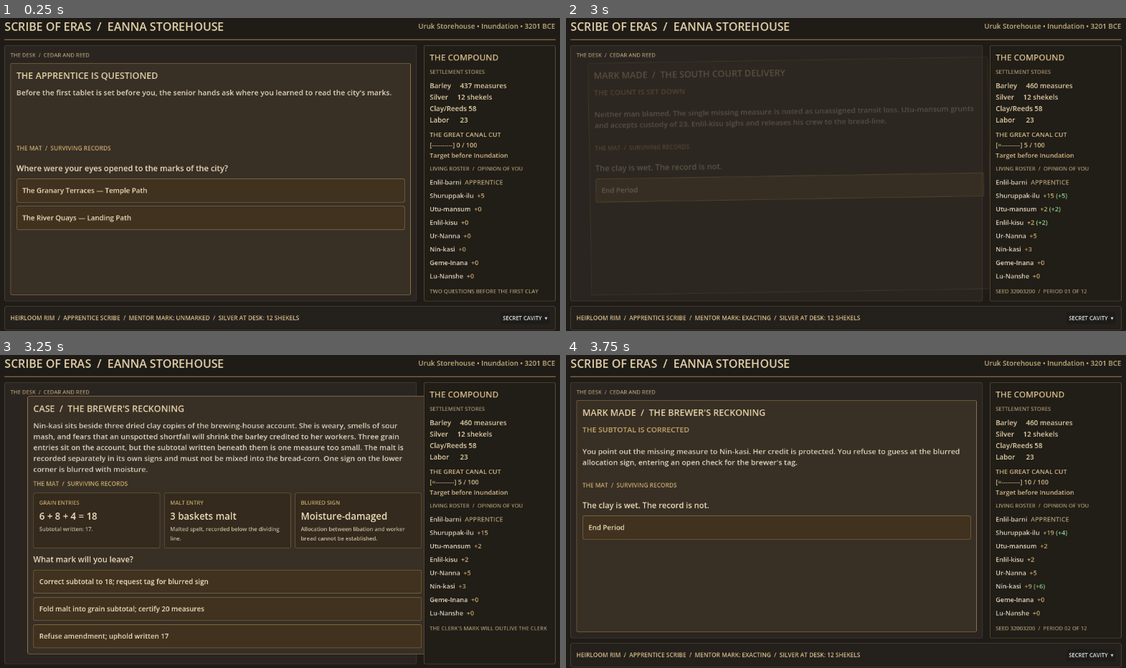
Above: before the commit, frames 1-4 (two rows, left to right).
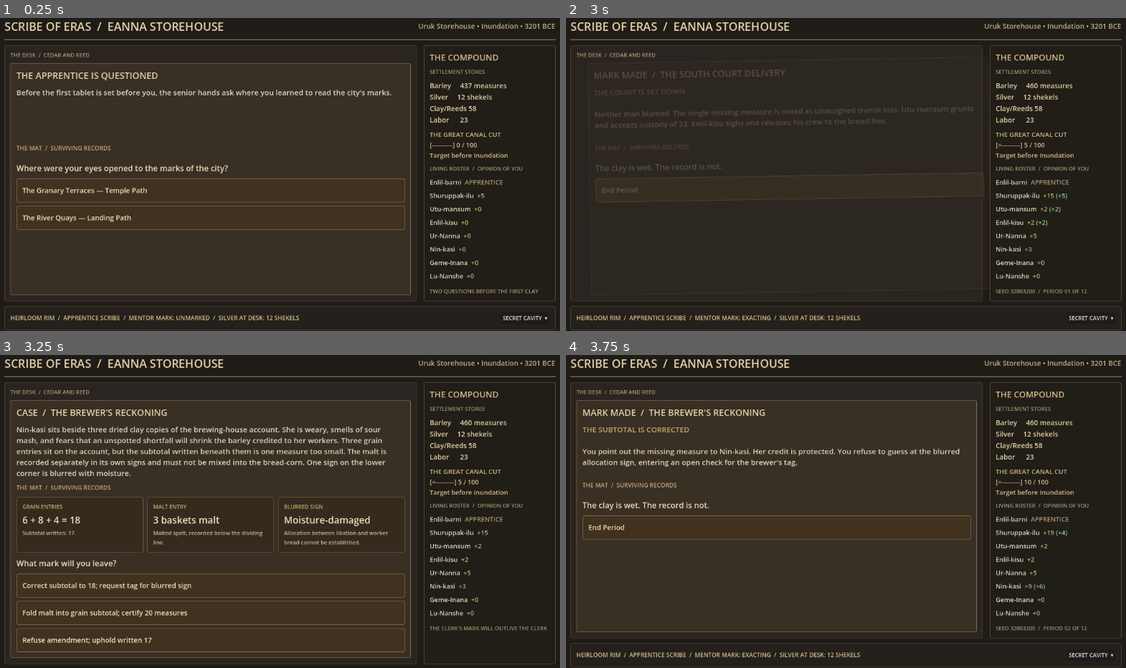
Above: after the commit, the same moments.

Repository: JawnGrimm/SoE
Game: Godot game, scene res://main.tscn
Same seed, same stepped clock (60 frames per second), same inputs: the game is played once before the commit and once after it.
Inputs:
- Up to frame 1 (0.25 s): no input
- Up to frame 2 (3 s): click "The Granary Terraces — Temple…" at 0.5 s; click "Shuruppak-ilu — +1 Arithmetic…" at 1.25 s; click "Score Tally as 23 (Discrepanc…" at 2 s; click "End Period" at 2.75 s
- Up to frame 3 (3.25 s): no input
- Up to frame 4 (3.75 s): click "Correct subtotal to 18, reque…" at 3.5 s

Frames 1-2 are identical in both runs. In frame 3, 14% of the frame differs, in the area x 1-76%, y 13-97%; in frame 4, nothing differs.

Commit message:
Wire tactile foley to docket decisions and reset overlay motion

Diff:
--- a/main.gd
+++ b/main.gd
@@ -34,6 +34,8 @@
 var heirloom_label: Label
 var secret_toggle: Button
 var secret_cavity: PanelContainer
+var docket_home_position := Vector2.ZERO
+var docket_home_set := false
 
 func _ready() -> void:
 	_build_interface()
@@ -205,6 +207,10 @@
 func _animate_docket_in() -> void:
 	if docket_overlay == null:
 		return
+	if not docket_home_set:
+		docket_home_position = docket_overlay.position
+		docket_home_set = true
+	docket_overlay.position = docket_home_position
 	docket_overlay.pivot_offset = docket_overlay.size * 0.5
 	docket_overlay.rotation_degrees = randf_range(-0.8, 0.8)
 	docket_overlay.modulate.a = 0.0
@@ -227,6 +233,7 @@
 	tween.tween_property(docket_overlay, "modulate:a", 0.0, 0.2)
 	tween.tween_property(docket_overlay, "rotation_degrees", -1.2, 0.2)
 	await tween.finished
+	docket_overlay.position = docket_home_position
 
 func _panel_style(fill: String, border: String) -> StyleBoxFlat:
 	var style := StyleBoxFlat.new()
@@ -372,6 +379,7 @@
 			before[person_id] = int(person.opinions.get(actor.id, 0))
 	context.year = world.year
 	context.era = Registry.get_era_for_year(world.year)
+	_play_outcome_foley(index)
 	runner.resolve_outcome(active_event, active_event.outcomes[index], context)
 	if active_event.id == CASE_15_ID:
 		turn_two_pending = true
@@ -384,6 +392,28 @@
 		if delta != 0:
 			last_opinion_deltas[person_id] = delta
 	_show_result(active_event.outcomes[index])
+
+func _play_outcome_foley(index: int) -> void:
+	match active_event.id:
+		CASE_15_ID:
+			if index == 0:
+				AudioManager.play_stylus_mark()
+			elif index == 1:
+				AudioManager.play_seal_press()
+			else:
+				AudioManager.play_tablet_snap()
+		CASE_01_ID:
+			if index == 0:
+				AudioManager.play_stylus_mark()
+			else:
+				AudioManager.play_tablet_snap()
+		CASE_02_ID:
+			if index == 0:
+				AudioManager.play_stylus_mark()
+			elif index == 1:
+				AudioManager.play_seal_press()
+			else:
+				AudioManager.play_tablet_snap()
 
 func _show_result(outcome: EventOutcome) -> void:
 	_clear_choices()
